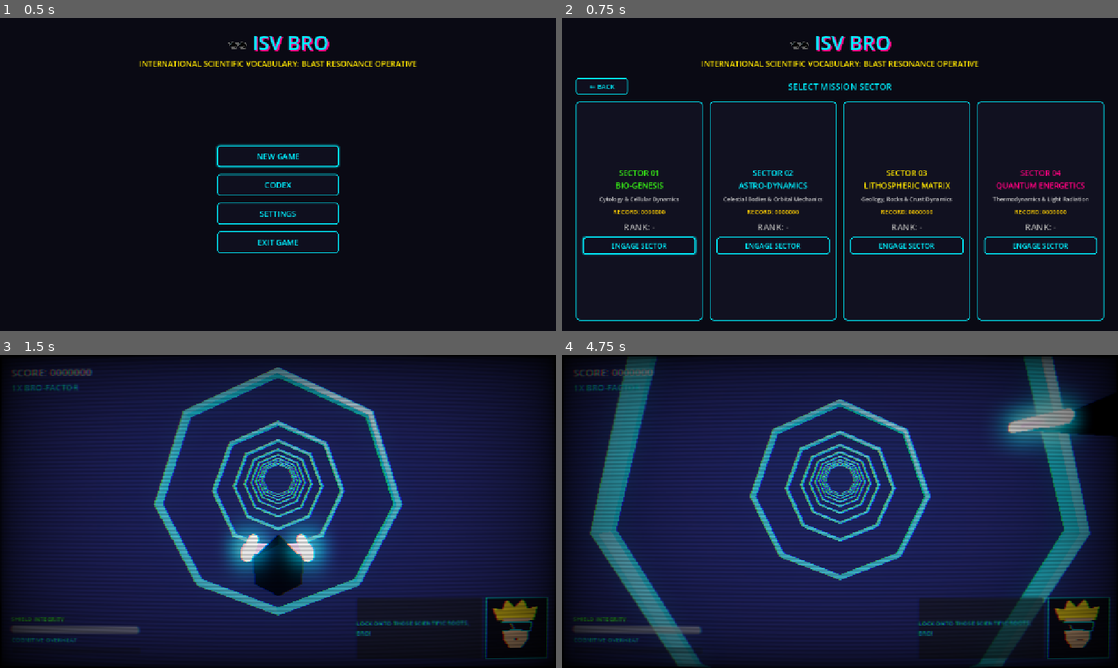
Above: before the commit, frames 1-4 (two rows, left to right).
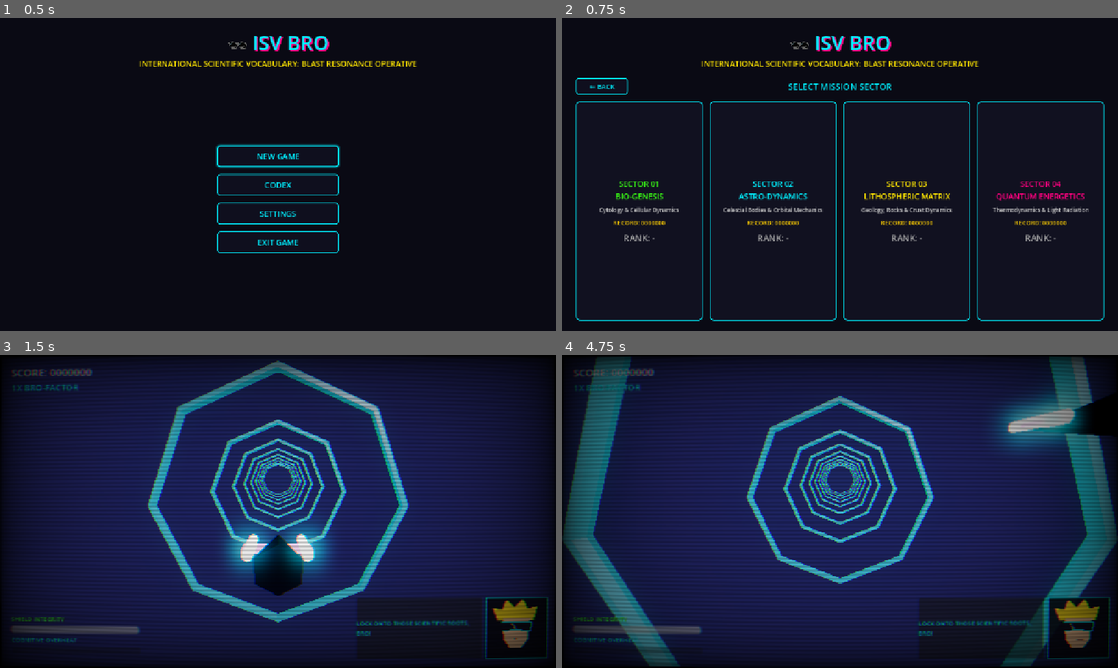
Above: after the commit, the same moments.

Repository: leouofa/isv-bro
Game: Godot game, scene res://scenes/MainMenu.tscn
The game is run twice, just before and just after one commit, with the same random seed, the same clock (stepped at 60 frames per second) and the same inputs. Sound files missing from this copy of the repository are replaced by a short silence.
Inputs (mouse positions are in pixels of both pictures, inside the frame that each line leads up to):
- Up to frame 1 (0.5 s): no input
- Up to frame 2 (0.75 s): click "NEW GAME" at 0.5 s
- Up to frame 3 (1.5 s): click (77, 583) at 1.25 s, where only the run before the commit has a clickable "ENGAGE SECTOR"
- Up to frame 4 (4.75 s): tap Enter at 2, 2.1, 3.05, 3.8, 4.55 s; move the mouse to (962, 495) at 2.02 s; hold D (move_right) 2.03-2.78 s; click (962, 495) at 2.17 s; move the mouse to (728, 527) at 2.77 s; hold Ctrl (airbrake) 2.78-3.53 s; tap Space (barrel_roll) at 2.85 s; click (728, 527) at 2.92 s; move the mouse to (895, 442) at 3.52 s; hold D (move_right) 3.53-4.28 s; hold Tab (boost) 3.53-4.28 s; click (895, 442) at 3.67 s; move the mouse to (812, 574) at 4.27 s; hold W (move_up) from 4.28 s (still down); tap 1 (root_1) at 4.35 s; click (812, 574) at 4.42 s

Frame 1 is identical in both runs. In frame 2, 5.5% of the frame differs, in the area x 3-97%, y 48-76%; in frame 3, 8.7%; in frame 4, 23%, in the area x 0-100%, y 0-100%.

Commit message:
ui: make mission sector cards solely clickable and remove engage buttons
Streamline the mission sector selection screen by removing the nested 'ENGAGE SECTOR' buttons in favor of making each sector card its own unified interactive surface. This eliminates redundant nested clickable controls, improves tactile clarity, and lets the entire synthwave card respond to hover bloom, pointer cursors, mouse clicks, and keyboard/gamepad navigation.

- Remove LaunchBtn nodes across all sector cards in MainMenu.tscn
- Update MainMenu.gd to delegate sector engagement directly to card click callables and focus unlocked cards
- Add keyboard (Enter/Space) and gamepad activation to SynthwaveUI card interaction handling
- Update headless test runner to verify button removal and card-level trigger behavior

Diff:
--- a/scenes/MainMenu.tscn
+++ b/scenes/MainMenu.tscn
@@ -215,12 +215,6 @@
 text = "RANK: -"
 horizontal_alignment = 1
 
-[node name="LaunchBtn" type="Button" parent="VBox/SectorSelectView/SectorCards/Card1/VBox"]
-custom_minimum_size = Vector2(0, 40)
-layout_mode = 2
-mouse_default_cursor_shape = 2
-text = "ENGAGE SECTOR"
-
 [node name="Card2" type="PanelContainer" parent="VBox/SectorSelectView/SectorCards"]
 layout_mode = 2
 size_flags_horizontal = 3
@@ -260,12 +254,6 @@
 text = "RANK: -"
 horizontal_alignment = 1
 
-[node name="LaunchBtn" type="Button" parent="VBox/SectorSelectView/SectorCards/Card2/VBox"]
-custom_minimum_size = Vector2(0, 40)
-layout_mode = 2
-mouse_default_cursor_shape = 2
-text = "ENGAGE SECTOR"
-
 [node name="Card3" type="PanelContainer" parent="VBox/SectorSelectView/SectorCards"]
 layout_mode = 2
 size_flags_horizontal = 3
@@ -305,12 +293,6 @@
 text = "RANK: -"
 horizontal_alignment = 1
 
-[node name="LaunchBtn" type="Button" parent="VBox/SectorSelectView/SectorCards/Card3/VBox"]
-custom_minimum_size = Vector2(0, 40)
-layout_mode = 2
-mouse_default_cursor_shape = 2
-text = "ENGAGE SECTOR"
-
 [node name="Card4" type="PanelContainer" parent="VBox/SectorSelectView/SectorCards"]
 layout_mode = 2
 size_flags_horizontal = 3
@@ -349,12 +331,6 @@
 theme_override_font_sizes/font_size = 20
 text = "RANK: -"
 horizontal_alignment = 1
-
-[node name="LaunchBtn" type="Button" parent="VBox/SectorSelectView/SectorCards/Card4/VBox"]
-custom_minimum_size = Vector2(0, 40)
-layout_mode = 2
-mouse_default_cursor_shape = 2
-text = "ENGAGE SECTOR"
 
 [node name="SettingsModal" type="PanelContainer" parent="."]
 visible = false
--- a/scripts/MainMenu.gd
+++ b/scripts/MainMenu.gd
@@ -63,11 +63,11 @@
 	if sector_select_view:
 		sector_select_view.visible = true
 
-	# Focus the first sector launch button or back button
+	# Focus the first unlocked sector card or back button
 	if is_inside_tree():
-		var card1_btn: Button = sector_cards_container.get_node_or_null("Card1/VBox/LaunchBtn") if sector_cards_container else null
-		if card1_btn and not card1_btn.disabled:
-			card1_btn.grab_focus()
+		var card1: Control = sector_cards_container.get_node_or_null("Card1") if sector_cards_container else null
+		if card1 and card1.focus_mode != Control.FOCUS_NONE:
+			card1.grab_focus()
 		elif back_btn:
 			back_btn.grab_focus()
 
@@ -98,7 +98,6 @@
 		var desc_label: Label = card.get_node_or_null("VBox/Desc")
 		var score_label: Label = card.get_node_or_null("VBox/Score")
 		var grade_label: Label = card.get_node_or_null("VBox/Grade")
-		var launch_btn: Button = card.get_node_or_null("VBox/LaunchBtn")
 
 		if title_label:
 			title_label.text = data["name"]
@@ -129,23 +128,21 @@
 				grade_label.text = "RANK: LOCKED"
 				grade_label.modulate = Color(0.35, 0.35, 0.35, 0.6)
 
-		if launch_btn:
-			if is_unlocked:
-				launch_btn.disabled = false
-				launch_btn.text = "ENGAGE SECTOR"
-				var sec_id: int = data["id"]
-				var start_callable := func(): start_sector(sec_id)
-				if not launch_btn.pressed.is_connected(start_callable):
-					launch_btn.pressed.connect(start_callable)
-			else:
-				launch_btn.disabled = true
-				launch_btn.text = "LOCKED"
+		var sec_id: int = data["id"]
+		card.set_meta("is_locked", not is_unlocked)
+		card.set_meta("card_clicked_callable", func(): start_sector(sec_id))
+
+		if is_unlocked:
+			card.focus_mode = Control.FOCUS_ALL
+			card.mouse_filter = Control.MOUSE_FILTER_STOP
+			card.mouse_default_cursor_shape = Control.CURSOR_POINTING_HAND
+		else:
+			card.focus_mode = Control.FOCUS_NONE
+			card.mouse_filter = Control.MOUSE_FILTER_IGNORE
+			card.mouse_default_cursor_shape = Control.CURSOR_ARROW
 
 		var synth_ui = get_node_or_null("/root/SynthwaveUI") if is_inside_tree() else null
 		if synth_ui:
-			card.set_meta("is_locked", not is_unlocked)
-			var sec_id: int = data["id"]
-			card.set_meta("card_clicked_callable", func(): start_sector(sec_id))
 			synth_ui.apply_card_style(card, is_unlocked)
 
 func start_sector(sector: int) -> void:
--- a/scripts/SynthwaveUI.gd
+++ b/scripts/SynthwaveUI.gd
@@ -229,11 +229,12 @@
 # Card Styling, Cursor & Interactivity
 # ----------------------------------------------------
 func apply_card_style(card: Control, is_unlocked: bool = true) -> void:
-	card.mouse_filter = Control.MOUSE_FILTER_STOP
 	if is_unlocked:
+		card.mouse_filter = Control.MOUSE_FILTER_STOP
 		card.mouse_default_cursor_shape = Control.CURSOR_POINTING_HAND
 		card.add_theme_stylebox_override("panel", card_style_normal)
 	else:
+		card.mouse_filter = Control.MOUSE_FILTER_IGNORE
 		card.mouse_default_cursor_shape = Control.CURSOR_ARROW
 		card.add_theme_stylebox_override("panel", card_style_locked)
 
@@ -261,28 +262,42 @@
 			card.add_theme_stylebox_override("panel", card_style_normal)
 	)
 
-	# Full card click handler
+	# Full card click & activation handler (Mouse, Keyboard & Controller)
 	card.gui_input.connect(func(event: InputEvent):
+		var is_locked: bool = card.has_meta("is_locked") and bool(card.get_meta("is_locked"))
+		if is_locked:
+			return
+
+		var triggered := false
 		if event is InputEventMouseButton:
 			var mb := event as InputEventMouseButton
 			if mb.button_index == MOUSE_BUTTON_LEFT and mb.pressed:
-				var is_locked: bool = card.has_meta("is_locked") and bool(card.get_meta("is_locked"))
-				if not is_locked:
-					var sfx := _get_sfx()
-					if sfx and sfx.has_method("play_ui_click"):
-						sfx.play_ui_click()
-
-					# Check for custom callable or internal launch button
-					var handled := false
-					if card.has_meta("card_clicked_callable"):
-						var cb = card.get_meta("card_clicked_callable")
-						if cb is Callable:
-							cb.call()
-							handled = true
-					if not handled:
-						var launch_btn: Button = card.get_node_or_null("VBox/LaunchBtn")
-						if launch_btn and not launch_btn.disabled:
-							launch_btn.emit_signal("pressed")
+				triggered = true
+		elif event is InputEventKey:
+			var k := event as InputEventKey
+			if (k.keycode == KEY_ENTER or k.keycode == KEY_SPACE) and k.pressed and not k.echo:
+				triggered = true
+		elif event is InputEventJoypadButton:
+			var jb := event as InputEventJoypadButton
+			if jb.button_index == JOY_BUTTON_A and jb.pressed:
+				triggered = true
+
+		if triggered:
+			var sfx := _get_sfx()
+			if sfx and sfx.has_method("play_ui_click"):
+				sfx.play_ui_click()
+
+			# Check for custom callable or internal launch button
+			var handled := false
+			if card.has_meta("card_clicked_callable"):
+				var cb = card.get_meta("card_clicked_callable")
+				if cb is Callable:
+					cb.call()
+					handled = true
+			if not handled:
+				var launch_btn: Button = card.get_node_or_null("VBox/LaunchBtn")
+				if launch_btn and not launch_btn.disabled:
+					launch_btn.emit_signal("pressed")
 	)
 
 # ----------------------------------------------------
--- a/tools/test_game.gd
+++ b/tools/test_game.gd
@@ -184,8 +184,8 @@
 	var card1 = menu_scn.get_node_or_null("VBox/SectorSelectView/SectorCards/Card1") as PanelContainer
 	assert_true(card1 != null and card1.mouse_default_cursor_shape == Control.CURSOR_POINTING_HAND, "MainMenu Card1 has CURSOR_POINTING_HAND")
 
-	var launch1_btn = card1.get_node_or_null("VBox/LaunchBtn") as Button
-	assert_true(launch1_btn != null and launch1_btn.mouse_default_cursor_shape == Control.CURSOR_POINTING_HAND, "SectorCard LaunchBtn has CURSOR_POINTING_HAND")
+	var launch1_btn = card1.get_node_or_null("VBox/LaunchBtn")
+	assert_true(launch1_btn == null, "Engage sector LaunchBtn removed from SectorCard")
 
 	# Test whole-card click triggers sector engagement
 	ui_node.apply_card_style(card1, true)
@@ -198,6 +198,14 @@
 	card1.emit_signal("gui_input", click_ev)
 	assert_true(clicked_box[0] == 1, "Clicking entire SectorCard triggers sector engagement")
 
+	# Test keyboard activation (Enter / Space) on focused card
+	clicked_box[0] = -1
+	var key_ev := InputEventKey.new()
+	key_ev.keycode = KEY_ENTER
+	key_ev.pressed = true
+	card1.emit_signal("gui_input", key_ev)
+	assert_true(clicked_box[0] == 1, "Keyboard Enter on focused SectorCard triggers sector engagement")
+
 	menu_scn.free()
 
 	# Verify PauseMenu buttons cursor
